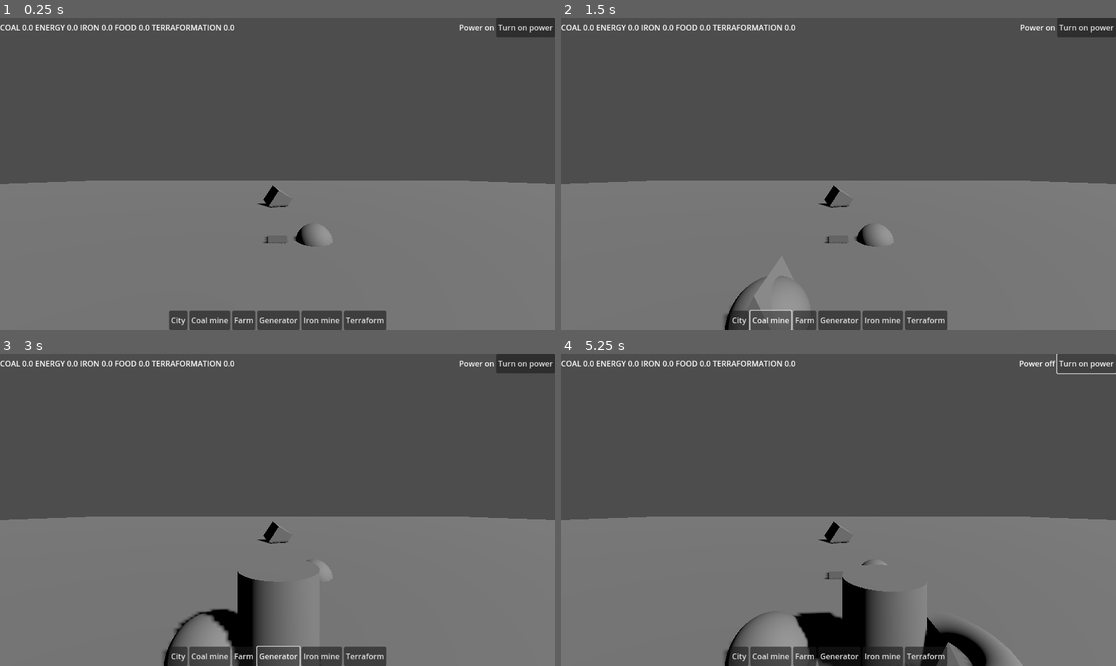
Above: before the commit, frames 1-4 (two rows, left to right).
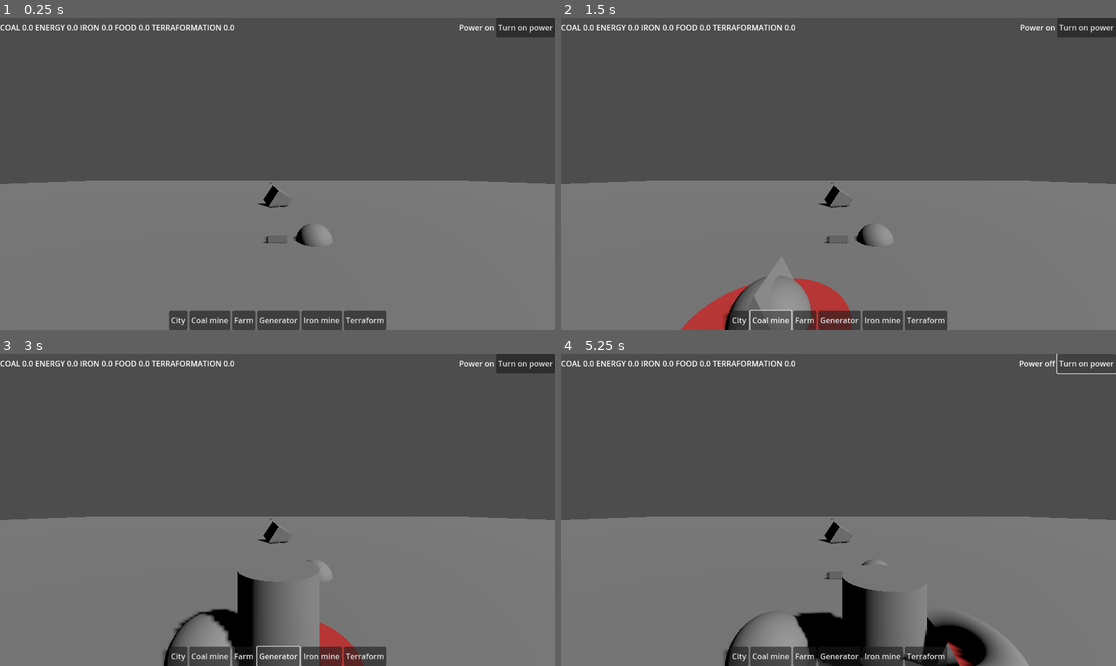
Above: after the commit, the same moments.

Repository: Kaszana102/GGJ2025
Game: Godot game, scene res://Sandbox/Kuba/structure_placer_test.tscn
Two runs of this game, one before a commit and one after it. Both use one fixed random seed, a clock stepped at 60 frames per second and the inputs below. The project has no main scene, so this scene is started directly.
Inputs:
- Up to frame 1 (0.25 s): no input
- Up to frame 2 (1.5 s): click "City" at 0.5 s; click "Coal mine" at 1.25 s
- Up to frame 3 (3 s): click "Farm" at 2 s; click "Generator" at 2.75 s
- Up to frame 4 (5.25 s): click "Iron mine" at 3.5 s; click "Terraform" at 4.25 s; click "Turn on power" at 5 s

The runs differ from the first frame. In frame 1, less than 0.1% of the frame differs, in the area x 48-50%, y 52-54%; in frame 2, 1.6%, in the area x 21-53%, y 52-100%; in frame 3, 0.7%; in frame 4, 0.9%.

Commit message:
radii visualizer

Diff:
--- a/ggj2025/Code/game_manager.gd
+++ b/ggj2025/Code/game_manager.gd
@@ -105,6 +105,23 @@
 			return true
 	return false
 
+func outside_min_range(ghost_pos: Vector3, min_radius:float)->bool:
+	for city in cities:
+		var distance := city.position.distance_to(ghost_pos)
+		if  distance <  min_radius:
+			return false
+	for structure in structures:
+		var distance := structure.position.distance_to(ghost_pos)
+		if  distance < min_radius:
+			return false
+	return true
+
+func in_city_max_range(ghost_pos: Vector3, max_radius:float)->bool:
+	for city in cities:
+		var distance := city.position.distance_to(ghost_pos)
+		if  distance <=  max_radius:
+			return true
+	return false
 
 func is_point_on_ore(point:Vector3, ore_type: Ore.type)->bool:
 	for deposit in ore_deposits.get(ore_type):
--- a/ggj2025/Code/structures/structure_ghost.gd
+++ b/ggj2025/Code/structures/structure_ghost.gd
@@ -14,21 +14,93 @@
 
 @export var place_cost : Array[ResourceRequirement] = []
 
+var min_radius_circle: Node3D
+var max_radius_circle: Node3D
+var max_radius_ore_circle: Node3D
+
+var min_radius_was:= true
+var max_radius_was:= true
+var max_radius_ore_was:= true
+
+func _init():
+	min_radius_circle = create_radius_circle(Vector3(0,0.01,0),min_radius, Color.RED)
+	max_radius_circle = create_radius_circle(Vector3(0,0.03,0),max_radius, Color.YELLOW)
+	max_radius_ore_circle = create_radius_circle(Vector3(0,0.06,0),1.0, Color.BLUE)
+
+func create_radius_circle(offset: Vector3, radius: float, color: Color) -> Node3D:
+	var circle = MeshInstance3D.new()
+	var cylinder :=CylinderMesh.new()
+	cylinder.height = 0
+	cylinder.top_radius = radius
+	cylinder.bottom_radius = radius
+	circle.mesh = cylinder
+
+	add_child(circle)
+	var material = StandardMaterial3D.new()  # Use a new material
+	material.transparency = BaseMaterial3D.TRANSPARENCY_ALPHA
+	material.albedo_color = color
+	material.albedo_color.a = 0.7
+	circle.set_surface_override_material(0, material)
+	circle.position = offset
+
+	circle.visible=false
+	return circle
+
 func can_place() -> bool:
-	var can := GameManager.can_place_structure(position, min_radius,max_radius)
+	var can := true
+	can = can and _far_enough_from_city()
+	can = can and _close_enough_from_city()
+	can = can and _close_enough_from_ore()
 	for resource_cost in place_cost:
 		if not GameManager.has_resource(resource_cost.type, resource_cost.amount):
 			can = false
 			break
 
 	if needed_deposit_ore != null:
-		can = can and GameManager.is_point_on_ore(position, needed_deposit_ore.type)
+		can = can and _close_enough_from_ore()
+	return can
 
-	if can:
+
+func _far_enough_from_city()->bool :
+	var far_enough = GameManager.outside_min_range(position, min_radius)
+	if far_enough and !min_radius_was:
+		# hide circle
+		min_radius_circle.visible=false
 		pass
-	else:
+	if !far_enough and min_radius_was:
+		# show circle
+		min_radius_circle.visible=true
 		pass
-	return can
+	min_radius_was = far_enough
+	return far_enough
+
+func _close_enough_from_city()->bool :
+	var close_enough = GameManager.in_city_max_range(position, max_radius)
+	if close_enough and !max_radius_was:
+		# hide circle
+		max_radius_circle.visible=false
+		pass
+	if !close_enough and max_radius_was:
+		# show circle
+		max_radius_circle.visible=true
+		pass
+	max_radius_was = close_enough
+	return close_enough
+
+func _close_enough_from_ore()->bool :
+	if needed_deposit_ore != null:
+		var close_enough = GameManager.is_point_on_ore(position, needed_deposit_ore.type)
+		if close_enough and !max_radius_ore_was:
+			#hide circle
+			max_radius_ore_circle.visible=false
+			pass
+		if !close_enough and max_radius_ore_was:
+			# show circle
+			max_radius_ore_circle.visible=true
+			pass
+		max_radius_ore_was = close_enough
+		return close_enough
+	return true
 
 func place() -> Structure:
 	if not can_place():
--- a/ggj2025/Code/structures/structure_placer.gd
+++ b/ggj2025/Code/structures/structure_placer.gd
@@ -36,3 +36,4 @@
 		var place_position = _camera.get_raycast_position()
 		if place_position:
 			_structure_ghost.position = place_position
+			_structure_ghost.can_place()
--- /dev/null
+++ b/ggj2025/Sandbox/Kuba/radius_test.tscn
@@ -0,0 +1,38 @@
+[gd_scene load_steps=5 format=3 uid="uid://c0nw6jjboc46w"]
+
+[sub_resource type="BoxMesh" id="BoxMesh_t858j"]
+
+[sub_resource type="StandardMaterial3D" id="StandardMaterial3D_6fw6q"]
+transparency = 1
+albedo_color = Color(0, 1, 1, 0.552941)
+
+[sub_resource type="Shader" id="Shader_0v3op"]
+code = "shader_type spatial;
+render_mode unshaded;
+
+uniform sampler2D SCREEN_TEXTURE: hint_screen_texture, filter_linear_mipmap;
+
+void fragment() {
+	ALBEDO = textureLod(SCREEN_TEXTURE, SCREEN_UV, 0.0).rgb;
+}"
+
+[sub_resource type="ShaderMaterial" id="ShaderMaterial_kgugv"]
+render_priority = 0
+shader = SubResource("Shader_0v3op")
+
+[node name="RadiusTest" type="Node3D"]
+
+[node name="MeshInstance3D" type="MeshInstance3D" parent="."]
+mesh = SubResource("BoxMesh_t858j")
+
+[node name="MeshInstance3D2" type="MeshInstance3D" parent="."]
+transform = Transform3D(1, 0, 0, 0, 1, 0, 0, 0, 1, 0, 1.03786, 0)
+mesh = SubResource("BoxMesh_t858j")
+skeleton = NodePath("../MeshInstance3D")
+surface_material_override/0 = SubResource("StandardMaterial3D_6fw6q")
+
+[node name="MeshInstance3D3" type="MeshInstance3D" parent="."]
+transform = Transform3D(1, 0, 0, 0, 1, 0, 0, 0, 1, 0, 1.84051, 0)
+mesh = SubResource("BoxMesh_t858j")
+skeleton = NodePath("../MeshInstance3D")
+surface_material_override/0 = SubResource("ShaderMaterial_kgugv")
--- a/ggj2025/Sandbox/Kuba/structure_placer_test.tscn
+++ b/ggj2025/Sandbox/Kuba/structure_placer_test.tscn
@@ -47,6 +47,11 @@
 
 [sub_resource type="BoxMesh" id="BoxMesh_tmk0w"]
 size = Vector3(0.5, 0.5, 0.5)
+
+[sub_resource type="CylinderMesh" id="CylinderMesh_64b4b"]
+height = 0.001
+rings = 0
+cap_top = false
 
 [node name="TestScene" type="Node3D"]
 
@@ -97,3 +102,7 @@
 
 [node name="City" parent="." instance=ExtResource("8_fowyc")]
 transform = Transform3D(1, 0, 0, 0, 1, 0, 0, 0, 1, 1, 0, 0)
+
+[node name="MeshInstance3D3" type="MeshInstance3D" parent="."]
+transform = Transform3D(1, 0, 0, 0, 1, 0, 0, 0, 1, 0, 1.63388, 0)
+mesh = SubResource("CylinderMesh_64b4b")
Binary file added: ggj2025/Art/models/circle.bin
Not shown, added: ggj2025/Art/models/circle.gltf
Not shown, added: ggj2025/Art/models/circle.gltf.import
Not shown: 1 places in ggj2025/Prefabs/Structures/Ghosts/city_ghost.tscn that only renumber resources
Not shown: 1 places in ggj2025/Sandbox/Kuba/structure_placer_test.tscn that only renumber resources
